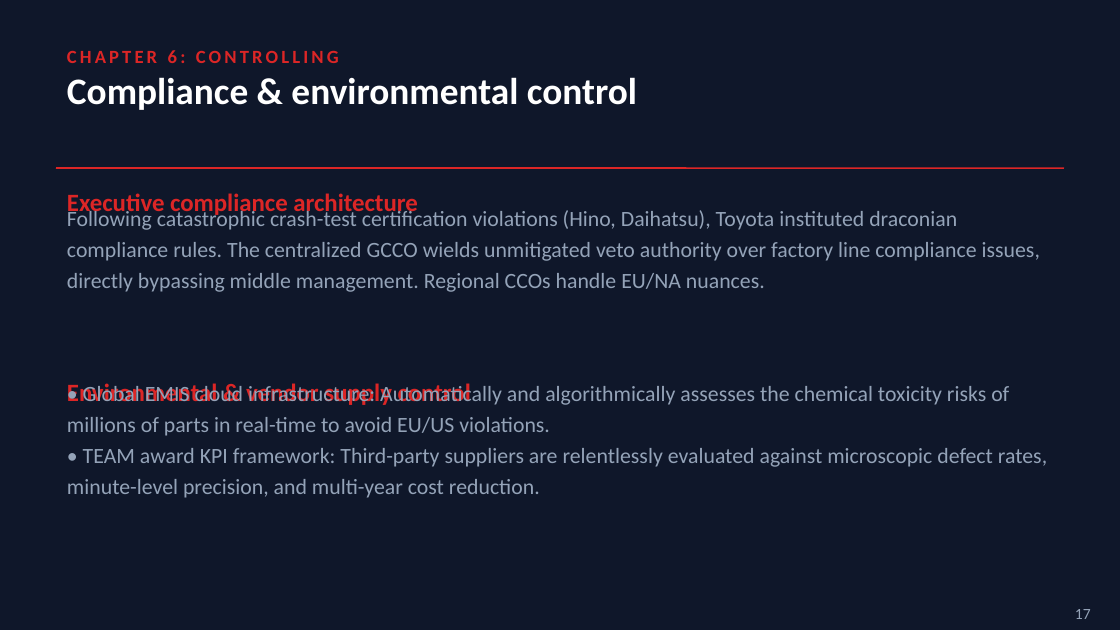
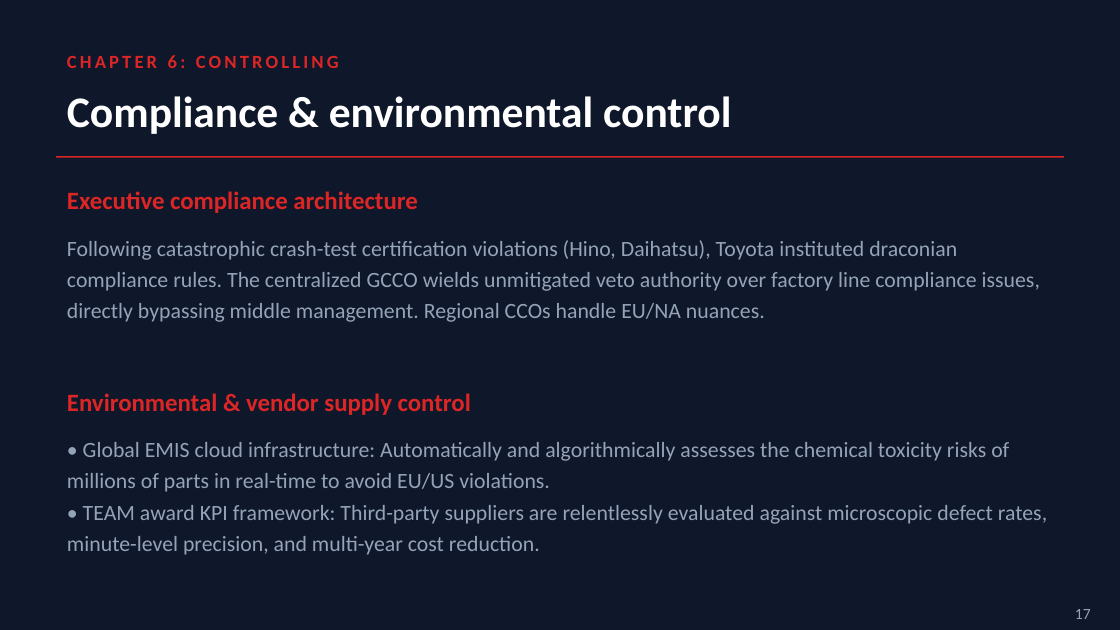
Before and after one commit to paymybills/EOMPresentation, a slide deck: slide 17 of EOM_Presentation.pptx. Drawn at 1120x630 pixels with LibreOffice and Linux fonts; fonts in the diff are those of the drawing. Boxes give left, top, right and bottom in pixels: in the first picture for what was removed or moved away, otherwise in the second. Text is boxed around its words. In the diff, an @@ line names an element or a change of style, - is before the commit and + after.

```diff
--- a/EOM_Presentation.pptx
+++ b/EOM_Presentation.pptx
@@ text "Compliance & environmental control": place and size @@
-text "Compliance & environmental control" at [67,77,637,110]
+text "Compliance & environmental control" at [67,96,731,134]
@@ text "Compliance & environmental control" at [67,96,731,134]: size 24 to 28 pt; vertical alignment middle to top @@
@@ line moved from (56, 168) - (1064, 168) to (56, 157) - (1064, 157) @@
@@ text "Following catastrophic crash-test certification violations ...": place and size @@
-text "Following catastrophic crash-test certification violations ..." at [67,208,1040,292]
+text "Following catastrophic crash-test certification violations ..." at [67,240,1040,322]
@@ text "Environmental & vendor supply control": place and size @@
-text "Environmental & vendor supply control" at [67,383,471,405]
+text "Environmental & vendor supply control" at [67,393,471,415]
@@ vertical alignment middle to top in 5 elements at [67,55,339,68], [67,240,1040,322], [67,191,418,213], [67,393,471,415], [67,442,1047,555] @@
@@ text "• Global EMIS cloud infrastructure: ...": place and size @@
-text "• Global EMIS cloud infrastructure: ..." at [67,383,1047,498]
+text "• Global EMIS cloud infrastructure: ..." at [67,442,1047,555]
```
Also in this commit, not shown: 16 other slides changed, 1 other file.
